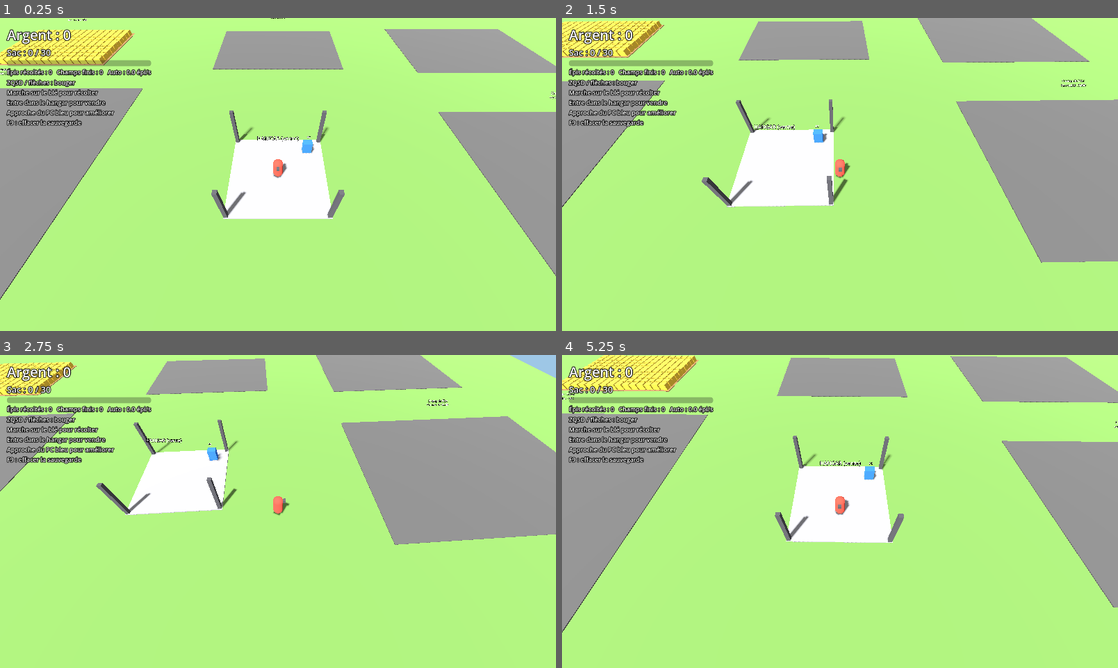
Above: before the commit, frames 1-4 (two rows, left to right).
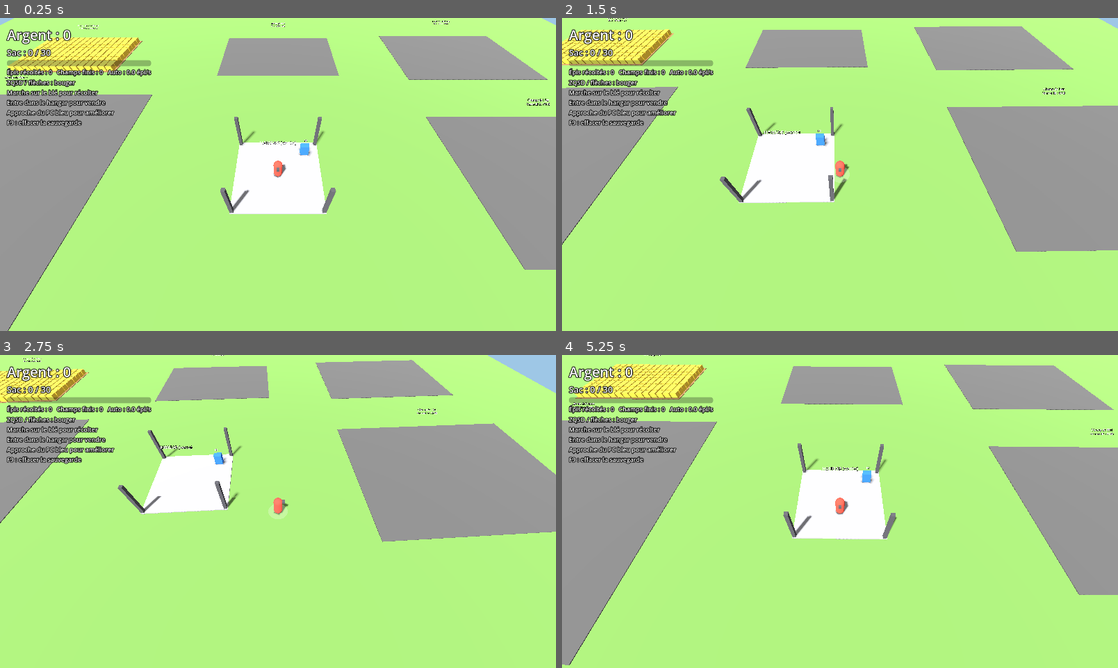
Above: after the commit, the same moments.

Repository: Valaraukar56/Agrimental
Game: Godot game, scene res://godot/main.tscn
Same seed, same stepped clock (60 frames per second), same inputs: the game is played once before the commit and once after it.
Inputs:
- Up to frame 1 (0.25 s): no input
- Up to frame 2 (1.5 s): tap Enter at 0.5 s; hold D 0.53-1.28 s; hold S from 1.28 s (still down)
- Up to frame 3 (2.75 s): release S at 2.03 s; hold D from 2.03 s (still down)
- Up to frame 4 (5.25 s): release D at 2.78 s; hold W 2.78-3.53 s; hold A 3.53-5.03 s; hold S from 5.03 s (still down)

The runs differ from the first frame. In frame 1, 12% of the frame differs, in the area x 0-100%, y 0-100%; in frame 2, 11%; in frame 3, 9.2%; in frame 4, 13%.

Commit message:
Équipements à paliers (Godot) et gel de la version web
- data/equipment.json : Faucille, Faux, Débroussailleuse, Moissonneuse
  (rayon de récolte, vitesse, trémie). Un palier remplace le précédent.
- godot/core : stats base -> équipement -> améliorations, API et signal
  equipment_bought, sauvegarde et tests.
- Scène : disque de rayon au sol, véhicule, achat au PC.
- Rééquilibrage (sac +150, coûts des champs) et simulateur rangé dans
  tools/sim_equilibrage.py.
- Version web gelée : documentée, fiches d'agents mises à jour.

Co-Authored-By: Claude Opus 5.5 <noreply@anthropic.com>

Diff:
--- /dev/null
+++ b/data/equipment.json
@@ -0,0 +1,38 @@
+[
+  {
+    "id": "faucille",
+    "name": "Faucille",
+    "desc": "Récolte à la main, autour de toi",
+    "cost": 0,
+    "model": "pied",
+    "set": { "harvestRadius": 0.9, "moveSpeed": 6 },
+    "add": {}
+  },
+  {
+    "id": "faux",
+    "name": "Faux",
+    "desc": "Un grand arc de coupe",
+    "cost": 1500,
+    "model": "pied",
+    "set": { "harvestRadius": 1.5, "moveSpeed": 6 },
+    "add": {}
+  },
+  {
+    "id": "debroussailleuse",
+    "name": "Débroussailleuse",
+    "desc": "Coupe large, on avance plus vite",
+    "cost": 25000,
+    "model": "pied",
+    "set": { "harvestRadius": 2.2, "moveSpeed": 7 },
+    "add": {}
+  },
+  {
+    "id": "moissonneuse",
+    "name": "Moissonneuse",
+    "desc": "Véhicule : coupe énorme, rapide, grosse trémie",
+    "cost": 300000,
+    "model": "vehicule",
+    "set": { "harvestRadius": 3.2, "moveSpeed": 10 },
+    "add": { "sackCapacity": 1500 }
+  }
+]
--- a/data/fields.json
+++ b/data/fields.json
@@ -1,10 +1,10 @@
 [
   { "id": "f1", "name": "Champ du Nord-Ouest", "crop": "wheat", "width": 15, "height": 10, "unlockCost": 0,     "slot": { "col": 1, "row": 1 } },
-  { "id": "f2", "name": "Champ du Nord",       "crop": "wheat", "width": 17, "height": 12, "unlockCost": 500,    "slot": { "col": 2, "row": 1 } },
-  { "id": "f3", "name": "Champ du Nord-Est",   "crop": "wheat", "width": 19, "height": 14, "unlockCost": 1800,   "slot": { "col": 3, "row": 1 } },
-  { "id": "f4", "name": "Champ de l'Est",      "crop": "wheat", "width": 21, "height": 16, "unlockCost": 5400,   "slot": { "col": 3, "row": 2 } },
-  { "id": "f5", "name": "Champ du Sud-Est",    "crop": "wheat", "width": 23, "height": 18, "unlockCost": 16000,  "slot": { "col": 3, "row": 3 } },
-  { "id": "f6", "name": "Champ du Sud",        "crop": "wheat", "width": 25, "height": 20, "unlockCost": 48000,  "slot": { "col": 2, "row": 3 } },
-  { "id": "f7", "name": "Champ du Sud-Ouest",  "crop": "wheat", "width": 27, "height": 22, "unlockCost": 145000, "slot": { "col": 1, "row": 3 } },
-  { "id": "f8", "name": "Champ de l'Ouest",    "crop": "wheat", "width": 30, "height": 25, "unlockCost": 440000, "slot": { "col": 1, "row": 2 } }
+  { "id": "f2", "name": "Champ du Nord",       "crop": "wheat", "width": 17, "height": 12, "unlockCost": 250,    "slot": { "col": 2, "row": 1 } },
+  { "id": "f3", "name": "Champ du Nord-Est",   "crop": "wheat", "width": 19, "height": 14, "unlockCost": 2700,   "slot": { "col": 3, "row": 1 } },
+  { "id": "f4", "name": "Champ de l'Est",      "crop": "wheat", "width": 21, "height": 16, "unlockCost": 8100,   "slot": { "col": 3, "row": 2 } },
+  { "id": "f5", "name": "Champ du Sud-Est",    "crop": "wheat", "width": 23, "height": 18, "unlockCost": 24000, "slot": { "col": 3, "row": 3 } },
+  { "id": "f6", "name": "Champ du Sud",        "crop": "wheat", "width": 25, "height": 20, "unlockCost": 72000,  "slot": { "col": 2, "row": 3 } },
+  { "id": "f7", "name": "Champ du Sud-Ouest",  "crop": "wheat", "width": 27, "height": 22, "unlockCost": 217500, "slot": { "col": 1, "row": 3 } },
+  { "id": "f8", "name": "Champ de l'Ouest",    "crop": "wheat", "width": 30, "height": 25, "unlockCost": 660000, "slot": { "col": 1, "row": 2 } }
 ]
--- a/data/upgrades.json
+++ b/data/upgrades.json
@@ -1,7 +1,7 @@
 [
   {
     "id": "sickle",
-    "name": "Faucille affûtée",
+    "name": "Lame affûtée",
     "icon": "🔪",
     "desc": "+1 blé par épi récolté",
     "category": "tool",
@@ -16,11 +16,11 @@
     "id": "sack",
     "name": "Grand sac",
     "icon": "🎒",
-    "desc": "+50 places dans le sac",
+    "desc": "+150 places dans le sac",
     "category": "tool",
     "stat": "sackCapacity",
     "op": "add",
-    "value": 50,
+    "value": 150,
     "baseCost": 100,
     "costGrowth": 1.2,
     "maxLevel": null
--- a/godot/core/data_loader.gd
+++ b/godot/core/data_loader.gd
@@ -2,7 +2,7 @@
 extends RefCounted
 ## Port de js/data/loader.js. Lit les MEMES fichiers que la version web.
 
-const FILES := ["crops", "fields", "upgrades", "balance"]
+const FILES := ["crops", "fields", "upgrades", "balance", "equipment"]
 
 
 static func load_data(base := "res://data/") -> Dictionary:
--- a/godot/core/formulas.gd
+++ b/godot/core/formulas.gd
@@ -8,9 +8,16 @@
 	return int(ceil(float(def["baseCost"]) * pow(float(def["costGrowth"]), level)))
 
 
-## Stats effectives = stats de base + effets de toutes les ameliorations
+## Stats effectives : base -> "set" de l'equipement -> "add" de l'equipement -> ameliorations
 static func compute_stats(data: Dictionary, state: Dictionary) -> Dictionary:
 	var stats: Dictionary = data["balance"]["baseStats"].duplicate()
+	for equip in data["equipment"]:
+		if equip["id"] != state["equipment"]:
+			continue
+		for stat in equip["set"]:
+			stats[stat] = float(equip["set"][stat])
+		for stat in equip["add"]:
+			stats[stat] = float(stats.get(stat, 0.0)) + float(equip["add"][stat])
 	for def in data["upgrades"]:
 		var lvl := int(state["upgrades"].get(def["id"], 0))
 		if lvl == 0:
--- a/godot/core/game.gd
+++ b/godot/core/game.gd
@@ -10,6 +10,7 @@
 signal sold(value: float)
 signal upgrade_bought(id: String, level: int)
 signal field_unlocked(id: String)
+signal equipment_bought(id: String)
 
 var data: Dictionary
 var state: Dictionary
@@ -79,6 +80,29 @@
 
 func can_buy_upgrade(id: String) -> bool:
 	return not is_upgrade_maxed(id) and state["money"] >= get_upgrade_cost(id)
+
+
+## Index du palier d'equipement possede dans data.equipment
+func equipment_index() -> int:
+	for i in data["equipment"].size():
+		if data["equipment"][i]["id"] == state["equipment"]:
+			return i
+	return 0
+
+
+func current_equipment() -> Dictionary:
+	return data["equipment"][equipment_index()]
+
+
+## Palier suivant, ou {} si on a deja le dernier
+func next_equipment() -> Dictionary:
+	var i := equipment_index() + 1
+	return data["equipment"][i] if i < data["equipment"].size() else {}
+
+
+func can_buy_next_equipment() -> bool:
+	var nxt := next_equipment()
+	return not nxt.is_empty() and state["money"] >= float(nxt["cost"])
 
 
 func can_unlock_field(id: String) -> bool:
@@ -148,6 +172,18 @@
 	state["upgrades"][id] = upgrade_level(id) + 1
 	recompute()
 	upgrade_bought.emit(id, state["upgrades"][id])
+	return true
+
+
+## Les paliers s'achetent dans l'ordre ; le nouveau remplace l'ancien
+func buy_next_equipment() -> bool:
+	if not can_buy_next_equipment():
+		return false
+	var nxt := next_equipment()
+	state["money"] -= float(nxt["cost"])
+	state["equipment"] = nxt["id"]
+	recompute()
+	equipment_bought.emit(nxt["id"])
 	return true
 
 
--- a/godot/core/game_state.gd
+++ b/godot/core/game_state.gd
@@ -24,6 +24,7 @@
 		"money": float(data["balance"]["startMoney"]),
 		"sack": {},
 		"upgrades": {},
+		"equipment": data["equipment"][0]["id"],   # palier possede (le premier au depart)
 		"fields": fields,
 		"totals": {"earned": 0.0, "tilesHarvested": 0, "fieldsCompleted": 0},
 		"playTime": 0.0,
@@ -45,6 +46,10 @@
 	if ups is Dictionary:
 		for id in ups:
 			state["upgrades"][id] = int(ups[id])
+	var equip: Variant = saved.get("equipment")
+	for e in data["equipment"]:
+		if e["id"] == equip:
+			state["equipment"] = equip
 	var totals: Variant = saved.get("totals", {})
 	if totals is Dictionary:
 		state["totals"]["earned"] = float(totals.get("earned", 0))
--- a/godot/main.gd
+++ b/godot/main.gd
@@ -6,8 +6,7 @@
 
 const FIELD_GAP := 4.0         # ecart entre le hangar et les champs (m) : regle la longueur des allers-retours
 const TILE_STEP := 1.0         # pas de la grille de ble (m)
-const PLAYER_SPEED := 6.0      # vitesse de marche (m/s)
-const HARVEST_RADIUS := 0.9    # rayon de recolte autour du joueur (m)
+# Vitesse et rayon de recolte viennent de l'equipement (data/equipment.json) : game.stats
 const HUB_HALF := 4.0          # demi-taille de la dalle du hangar (m)
 const PC_POS := Vector3(2.6, 0, -2.6)
 const PC_RANGE := 1.8          # distance pour utiliser le PC (m)
@@ -46,7 +45,11 @@
 		"pillar": _mat(Color(0.3, 0.3, 0.32)),
 		"pc": _mat(Color(0.2, 0.45, 0.9)),
 		"player": _mat(Color(0.9, 0.3, 0.25)),
+		"vehicle": _mat(Color(0.2, 0.6, 0.25)),
+		"reach": _mat(Color(1, 1, 1, 0.25)),
 	}
+	mats["reach"].transparency = BaseMaterial3D.TRANSPARENCY_ALPHA
+	mats["reach"].shading_mode = BaseMaterial3D.SHADING_MODE_UNSHADED
 	tile_mesh = BoxMesh.new()
 	tile_mesh.size = Vector3(0.85, 1.0, 0.85)
 	var tile_mat := StandardMaterial3D.new()
@@ -64,6 +67,7 @@
 	game.field_completed.connect(_on_field_completed)
 	game.field_unlocked.connect(_on_field_unlocked)
 	game.sack_full.connect(func(): _show_message("Sac plein ! Retourne au hangar pour vendre."))
+	game.equipment_bought.connect(_on_equipment_bought)
 	game.sold.connect(func(v: float): _show_message("Vendu : +%s" % _fmt(v)))
 
 
@@ -102,11 +106,11 @@
 		dir.x += 1
 	if dir != Vector3.ZERO:
 		dir = dir.normalized()
-		player.position += dir * PLAYER_SPEED * delta
+		player.position += dir * float(game.stats["moveSpeed"]) * delta
 		player.position.x = clampf(player.position.x, -world_half, world_half)
 		player.position.z = clampf(player.position.z, -world_half, world_half)
 		player.rotation.y = atan2(dir.x, dir.z)
-	var target := player.position + CAMERA_OFFSET
+	var target := player.position + _camera_offset()
 	camera.position = camera.position.lerp(target, 1.0 - exp(-8.0 * delta))
 	camera.look_at(player.position)
 
@@ -126,7 +130,7 @@
 		var local: Vector3 = p - fn["root"].position
 		var cx := local.x / TILE_STEP + (w - 1) * 0.5
 		var cz := local.z / TILE_STEP + (h - 1) * 0.5
-		var r := HARVEST_RADIUS / TILE_STEP
+		var r := float(game.stats["harvestRadius"]) / TILE_STEP
 		for z in range(maxi(0, ceili(cz - r)), mini(h - 1, floori(cz + r)) + 1):
 			for x in range(maxi(0, ceili(cx - r)), mini(w - 1, floori(cx + r)) + 1):
 				var i: int = z * w + x
@@ -251,20 +255,48 @@
 func _build_player() -> void:
 	player = Node3D.new()
 	add_child(player)
-	var body := MeshInstance3D.new()
-	var cm := CapsuleMesh.new()
-	cm.radius = 0.4
-	cm.height = 1.8
-	body.mesh = cm
-	body.material_override = mats["player"]
-	body.position.y = 0.9
-	player.add_child(body)
-	_box(Vector3(0.25, 0.25, 0.4), Vector3(0, 1.4, 0.4), mats["pillar"], player)   # "nez" : direction
+	_build_player_model()
 
 	camera = Camera3D.new()
 	add_child(camera)
-	camera.position = player.position + CAMERA_OFFSET
+	camera.position = player.position + _camera_offset()
 	camera.look_at(player.position)
+
+
+## Reconstruit le modele selon l'equipement : a pied (capsule) ou vehicule (gros cube),
+## plus un disque au sol qui montre le rayon de recolte.
+func _build_player_model() -> void:
+	for c in player.get_children():
+		c.queue_free()
+	if game.current_equipment()["model"] == "vehicule":
+		_box(Vector3(2.4, 1.2, 3.4), Vector3(0, 0.8, 0), mats["vehicle"], player)
+		_box(Vector3(1.4, 1.0, 1.2), Vector3(0, 1.9, -0.8), mats["player"], player)    # cabine
+		_box(Vector3(float(game.stats["harvestRadius"]) * 2, 0.4, 0.6), Vector3(0, 0.4, 2.0), mats["pillar"], player)   # barre de coupe
+	else:
+		var body := MeshInstance3D.new()
+		var cm := CapsuleMesh.new()
+		cm.radius = 0.4
+		cm.height = 1.8
+		body.mesh = cm
+		body.material_override = mats["player"]
+		body.position.y = 0.9
+		player.add_child(body)
+		_box(Vector3(0.25, 0.25, 0.4), Vector3(0, 1.4, 0.4), mats["pillar"], player)   # "nez" : direction
+
+	var disc := MeshInstance3D.new()
+	var cyl := CylinderMesh.new()
+	cyl.top_radius = float(game.stats["harvestRadius"])
+	cyl.bottom_radius = cyl.top_radius
+	cyl.height = 0.02
+	disc.mesh = cyl
+	disc.material_override = mats["reach"]
+	disc.position.y = 0.04
+	player.add_child(disc)
+
+
+## Camera un peu plus haute quand le rayon de coupe grandit
+func _camera_offset() -> Vector3:
+	return CAMERA_OFFSET * (1.0 + float(game.stats["harvestRadius"]) * 0.12)
 
 
 # ---------- Mise a jour visuelle ----------
@@ -317,6 +349,11 @@
 	tw.chain().tween_callback(l.queue_free)
 
 
+func _on_equipment_bought(_id: String) -> void:
+	_build_player_model()
+	_show_message("Nouvel équipement : %s !" % game.current_equipment()["name"])
+
+
 func _on_field_unlocked(id: String) -> void:
 	field_nodes[id]["root"].queue_free()
 	_build_field(game.field_def(id))
@@ -359,6 +396,12 @@
 	var box := VBoxContainer.new()
 	panel.add_child(box)
 	_label(box, 22).text = "PC d'amélioration"
+	hud["equipment_label"] = _label(box, 16)
+	var eb := Button.new()
+	eb.pressed.connect(game.buy_next_equipment)
+	box.add_child(eb)
+	hud["equipment_button"] = eb
+	_label(box, 18).text = "Améliorations"
 	hud["upgrade_buttons"] = {}
 	for def in game.data["upgrades"]:
 		var b := Button.new()
@@ -394,6 +437,17 @@
 		_fmt(game.state["totals"]["tilesHarvested"]), game.state["totals"]["fieldsCompleted"], str(st["autoHarvestRate"])]
 
 	if hud["panel"].visible:
+		var cur := game.current_equipment()
+		hud["equipment_label"].text = "Équipement : %s (rayon %s m, vitesse %s m/s)" % [
+			cur["name"], String.num(st["harvestRadius"], 1), String.num(st["moveSpeed"], 1)]
+		var nxt := game.next_equipment()
+		var eb: Button = hud["equipment_button"]
+		if nxt.is_empty():
+			eb.text = "Équipement au maximum"
+			eb.disabled = true
+		else:
+			eb.text = "Acheter : %s, %s   [%s]" % [nxt["name"], nxt["desc"], _fmt(float(nxt["cost"]))]
+			eb.disabled = not game.can_buy_next_equipment()
 		for def in game.data["upgrades"]:
 			var id: String = def["id"]
 			var b: Button = hud["upgrade_buttons"][id]
--- a/godot/tests/test_game.gd
+++ b/godot/tests/test_game.gd
@@ -86,5 +86,25 @@
 	var c3: int = g3.state["fields"]["f1"]["tiles"].find(0)
 	check(c3 < 0 or is_equal_approx(float(g3.state["fields"]["f1"]["regrow"][c3]), grow), "migration ancienne sauvegarde")
 
+	# Equipements a paliers
+	var ge := Game.new(data)
+	var eq: Array = data["equipment"]
+	check(ge.state["equipment"] == eq[0]["id"], "equipement de depart = %s" % eq[0]["name"])
+	check(is_equal_approx(ge.stats["harvestRadius"], float(eq[0]["set"]["harvestRadius"])), "rayon de depart lu dans equipment.json")
+	check(not ge.buy_next_equipment(), "pas d'achat d'equipement sans argent")
+	var base_sack := float(ge.stats["sackCapacity"])
+	for k in range(1, eq.size()):
+		ge.state["money"] = float(eq[k]["cost"])
+		check(ge.buy_next_equipment(), "achat du palier %d : %s" % [k, eq[k]["name"]])
+		check(ge.state["money"] == 0.0, "  cout debite (%s)" % eq[k]["cost"])
+		check(is_equal_approx(ge.stats["moveSpeed"], float(eq[k]["set"]["moveSpeed"])), "  vitesse remplacee")
+		var add_sack := float(eq[k]["add"].get("sackCapacity", 0.0))
+		check(is_equal_approx(ge.stats["sackCapacity"], base_sack + add_sack), "  bonus de sac du palier (%s)" % add_sack)
+	ge.state["money"] = 1e12
+	check(ge.next_equipment().is_empty() and not ge.buy_next_equipment(), "pas de palier au-dela du dernier")
+	var ge2 := Game.new(data, JSON.parse_string(JSON.stringify(ge.serialize())))
+	check(ge2.state["equipment"] == eq[-1]["id"] and is_equal_approx(ge2.stats["harvestRadius"], ge.stats["harvestRadius"]), "sauvegarde : equipement conserve")
+	check(Game.new(data, {"equipment": "inconnu"}).state["equipment"] == eq[0]["id"], "equipement inconnu dans la sauvegarde -> palier 0")
+
 	print("\n%s" % ("TOUS LES TESTS PASSENT" if failures == 0 else "%d ECHEC(S)" % failures))
 	quit(1 if failures else 0)
--- a/godot/tests/test_scene.gd
+++ b/godot/tests/test_scene.gd
@@ -38,5 +38,21 @@
 			frames = 0
 		3:
 			print(("OK   " if main.hud["panel"].visible else "FAIL ") + "panneau PC visible pres du PC")
+			# Acheter tous les paliers jusqu'au vehicule, puis recolter ailleurs dans le champ 1
+			g.state["money"] = 1e12
+			while g.buy_next_equipment():
+				pass
+			g.state["upgrades"]["sack"] = 100
+			g.recompute()
+			main.player.position = main.field_nodes["f1"]["root"].position + Vector3(4, 0, 0)
+			step = 4
+			frames = 0
+		4:
+			var r := float(g.stats["harvestRadius"])
+			var got := g.sack_count()
+			print(("OK   " if g.current_equipment()["model"] == "vehicule" else "FAIL ") + "equipement final : %s" % g.current_equipment()["name"])
+			# disque de rayon r : environ pi*r^2 epis (x rendement par epi)
+			var expected := PI * r * r * 0.6 * float(g.stats["yieldPerTile"])
+			print(("OK   " if got >= expected else "FAIL ") + "recolte en vehicule, rayon %s m : %d epis (attendu >= %d)" % [r, got, expected])
 			return true
 	return false
Not shown, added: tools/.gdignore
Not shown, changed: .claude/agents/code.md
Not shown, changed: .claude/agents/equilibrage.md
Not shown, changed: docs/PASSERELLES.md
